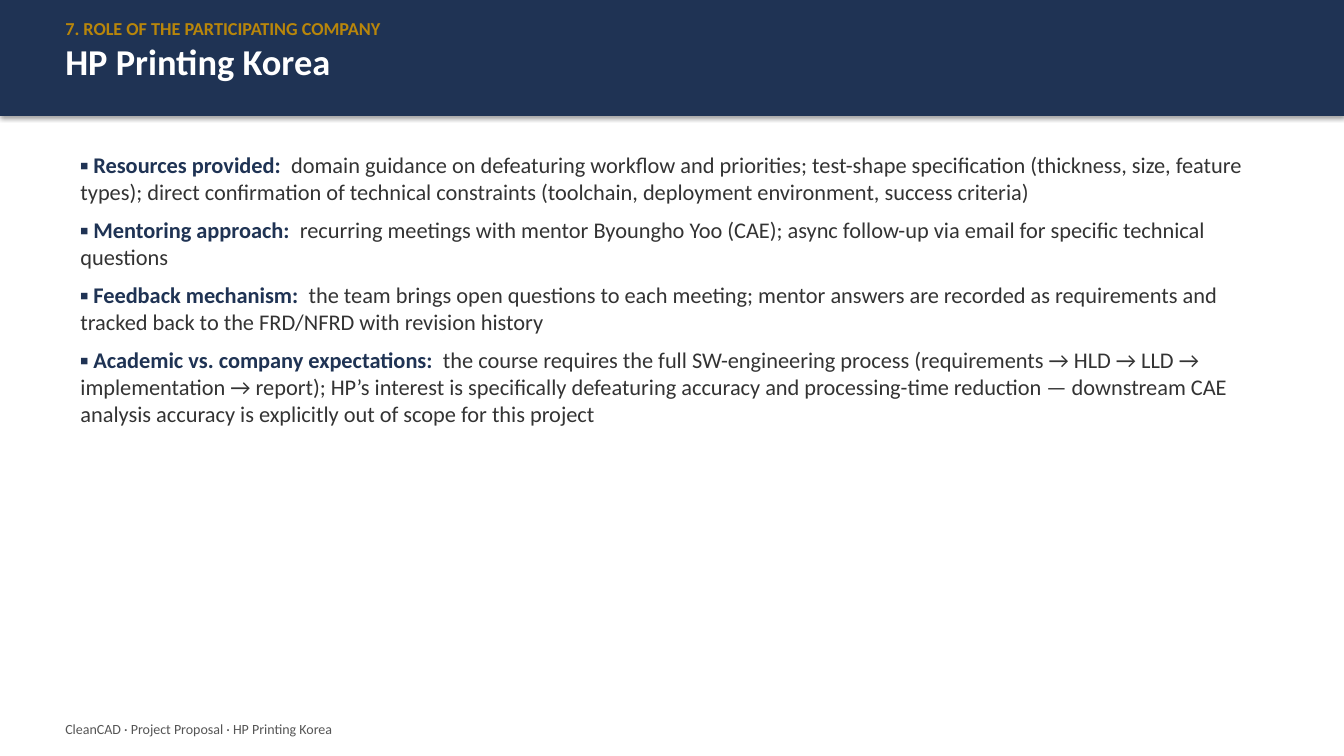
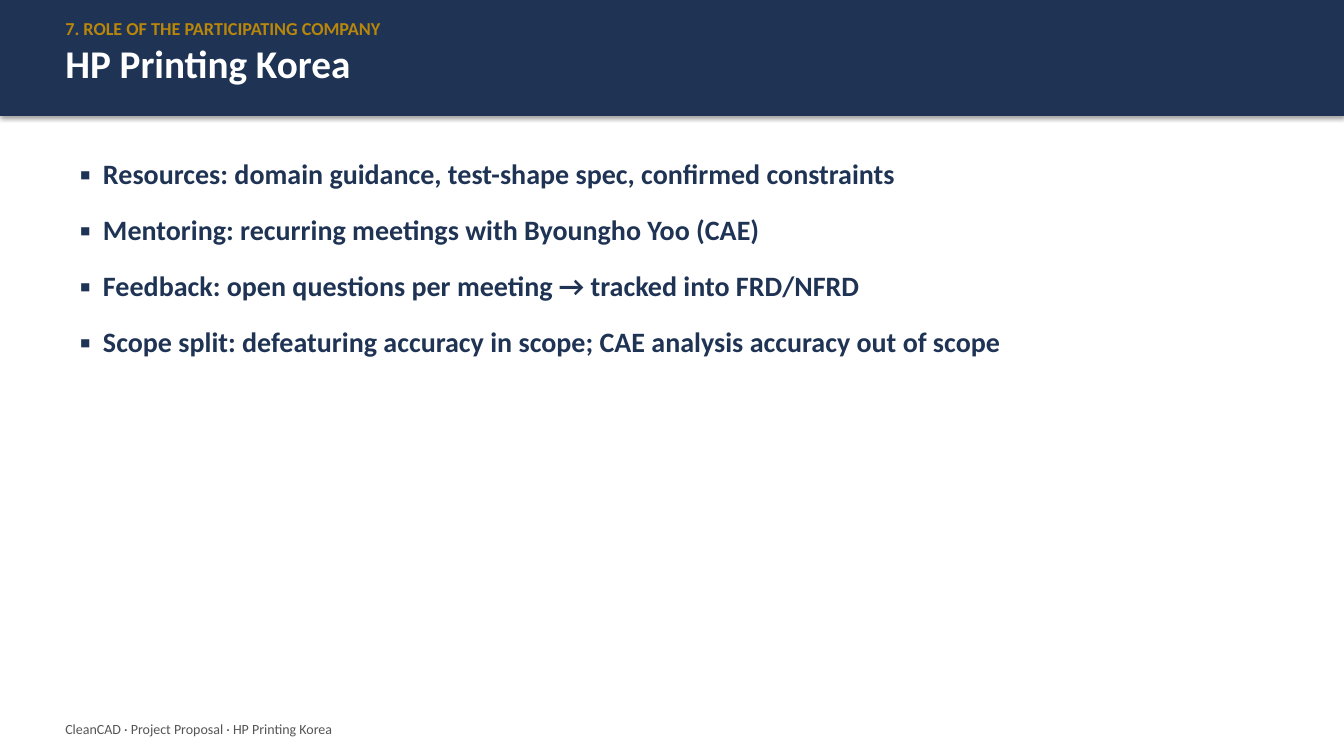
Before and after one commit to Junoh-Lee111/CapstoneProject-HP-Mold-Part-Defeaturing, a slide deck: slide 15 of docs/Project_Proposal.pptx (slide 14 before the commit). Drawn at 1344x756 pixels with LibreOffice and Linux fonts; fonts in the diff are those of the drawing. Boxes give left, top, right and bottom in pixels: in the first picture for what was removed or moved away, otherwise in the second. Text is boxed around its words. In the diff, an @@ line names an element or a change of style, - is before the commit and + after.

```diff
--- a/docs/Project_Proposal.pptx
+++ b/docs/Project_Proposal.pptx
@@ text at bbox=[65, 50, 350, 85]: size 26 to 28 pt in "HP Printing Korea" @@
@@ text at bbox=[103, 164, 1000, 357]: text changed; size 16 to 20 pt; text colour #333333 to #1F3354; bold on @@
-▪ Resources provided: domain guidance on defeaturing workflow and priorities; test-shape specification (thickness, size, feature types); direct confirmation of technical constraints (toolchain, deployment environment, success criteria)
-▪ Mentoring approach: recurring meetings with mentor Byoungho Yoo (CAE); async follow-up via email for specific technical questions
-▪ Feedback mechanism: the team brings open questions to each meeting; mentor answers are recorded as requirements and tracked back to the FRD/NFRD with revision history
-▪ Academic vs. company expectations: the course requires the full SW-engineering process (requirements → HLD → LLD → implementation → report); HP’s interest is specifically defeaturing accuracy and processing-time reduction — downstream CAE analysis accuracy is explicitly out of scope for this project
+▪ Resources: domain guidance, test-shape spec, confirmed constraints
+▪ Mentoring: recurring meetings with Byoungho Yoo (CAE)
+▪ Feedback: open questions per meeting → tracked into FRD/NFRD
+▪ Scope split: defeaturing accuracy in scope; CAE analysis accuracy out of scope
```
Also in this commit, not shown: 15 other slides changed, 1 slide added, 6 other files.
